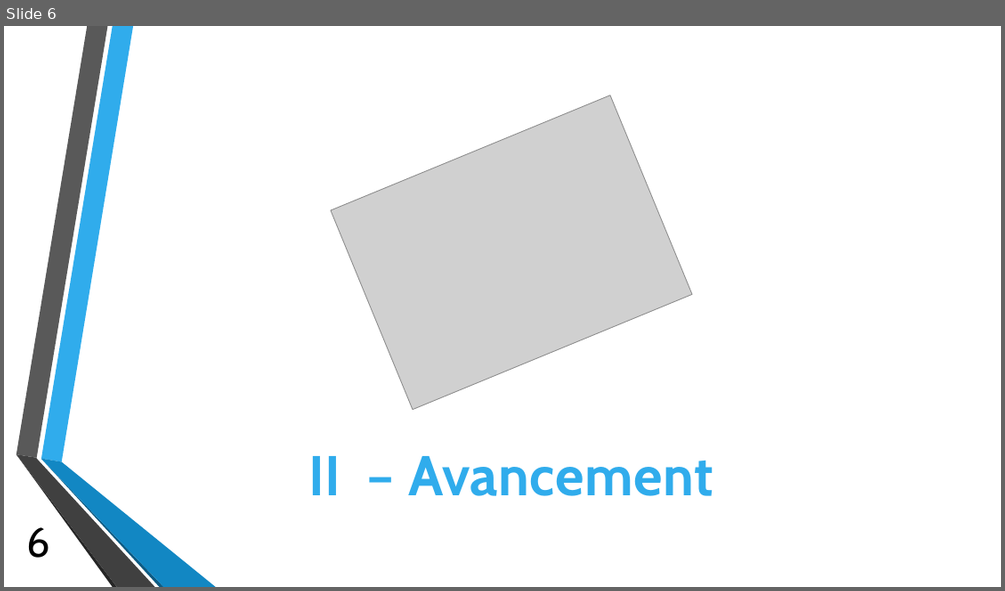
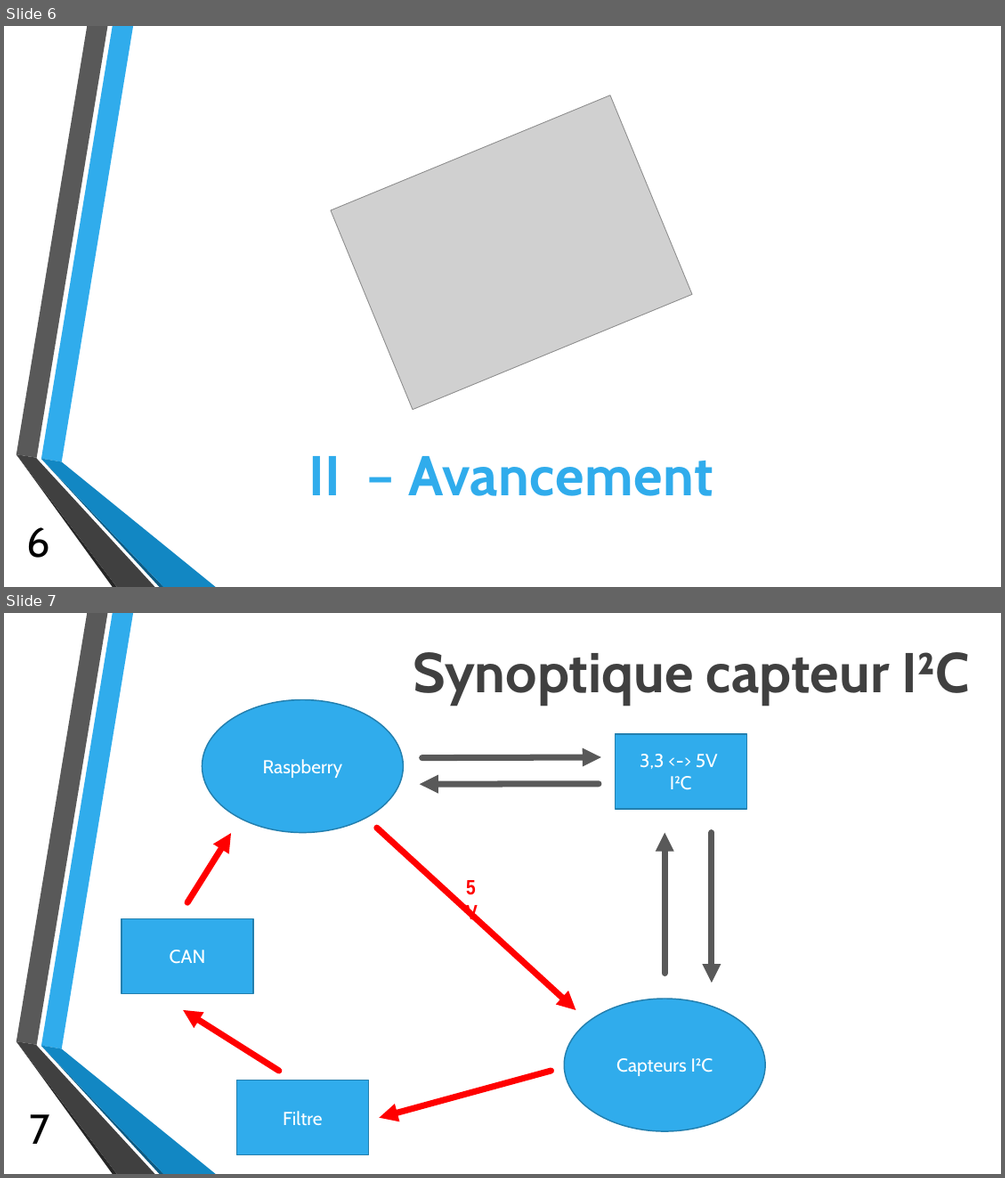
Before and after one commit to cbourree/CFM---Mindstorms, a slide deck: Diapo/V2_by_Ch.pptx. Shown one above the other, each under a label of ours: slide 6 before the commit, slides 6 and 7 after it. The pictures are 1005x591 and 1005x1178 pixels, drawn with LibreOffice and Linux fonts; fonts in the diff are those of the drawing; grey boxes stand for pictures; background and template pictures are left out. Boxes give left, top, right and bottom in pixels: in the first picture for what was removed or moved away, otherwise in the second. Text is boxed around its words. In the diff, an @@ line names an element or a change of style, - is before the commit and + after.

```diff
--- a/Diapo/V2_by_Ch.pptx
+++ b/Diapo/V2_by_Ch.pptx
@@ slide 7 added at [4,613,1001,1174], background picture (left out); not listed: 6 template elements that a slide beside it also shows @@
@@ text added at [413,652,970,705], 54 pt, text pattern #808080 on #404040, bold @@
+Synoptique capteur I²C
@@ ellipse added at [202,699,404,832], fill #30ACEC, outline #247FAF 1.25 pt, 18 pt, text #FFFFFF @@
+Raspberry
@@ rectangle added at [615,734,746,809], fill #30ACEC, outline #247FAF 1.25 pt, 18 pt, text #FFFFFF @@
+3,3 <-> 5V
+I²C
@@ arrow added from (422, 758) to (601, 757), #595959 6 pt @@
@@ text added at [696,754,718,768], 20 pt, text #FF0000, bold @@
+5V
@@ arrow added from (599, 784) to (420, 784), #595959 6 pt @@
@@ arrow added from (187, 902) to (231, 833), #FF0000 6 pt @@
@@ arrow added from (377, 827) to (576, 1010), #FF0000 6 pt @@
@@ arrow added from (665, 973) to (665, 833), #595959 6 pt @@
@@ arrow added from (712, 833) to (712, 982), #595959 6 pt @@
@@ rectangle added at [121,919,253,994], fill #30ACEC, outline #247FAF 1.25 pt, 18 pt, text #FFFFFF @@
+CAN
@@ arrow added from (279, 1070) to (183, 1010), #FF0000 6 pt @@
@@ ellipse added at [564,999,765,1131], fill #30ACEC, outline #247FAF 1.25 pt, 18 pt, text #FFFFFF @@
+Capteurs I²C
@@ rectangle added at [236,1080,368,1155], fill #30ACEC, outline #247FAF 1.25 pt, 18 pt, text #FFFFFF @@
+Filtre
@@ arrow added from (551, 1070) to (380, 1118), #FF0000 6 pt @@
@@ page number added at [29,1114,49,1143], 40 pt, text #000000 @@
+7
```
Also in this commit, not shown: 1 slide changed, 1 other slide added, 4 slides removed, 1 other file.
